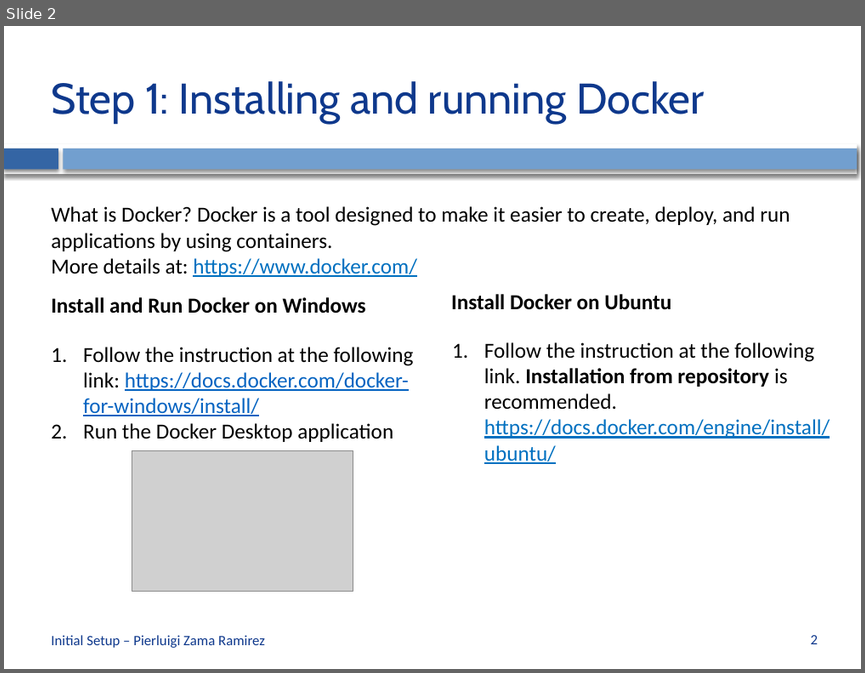
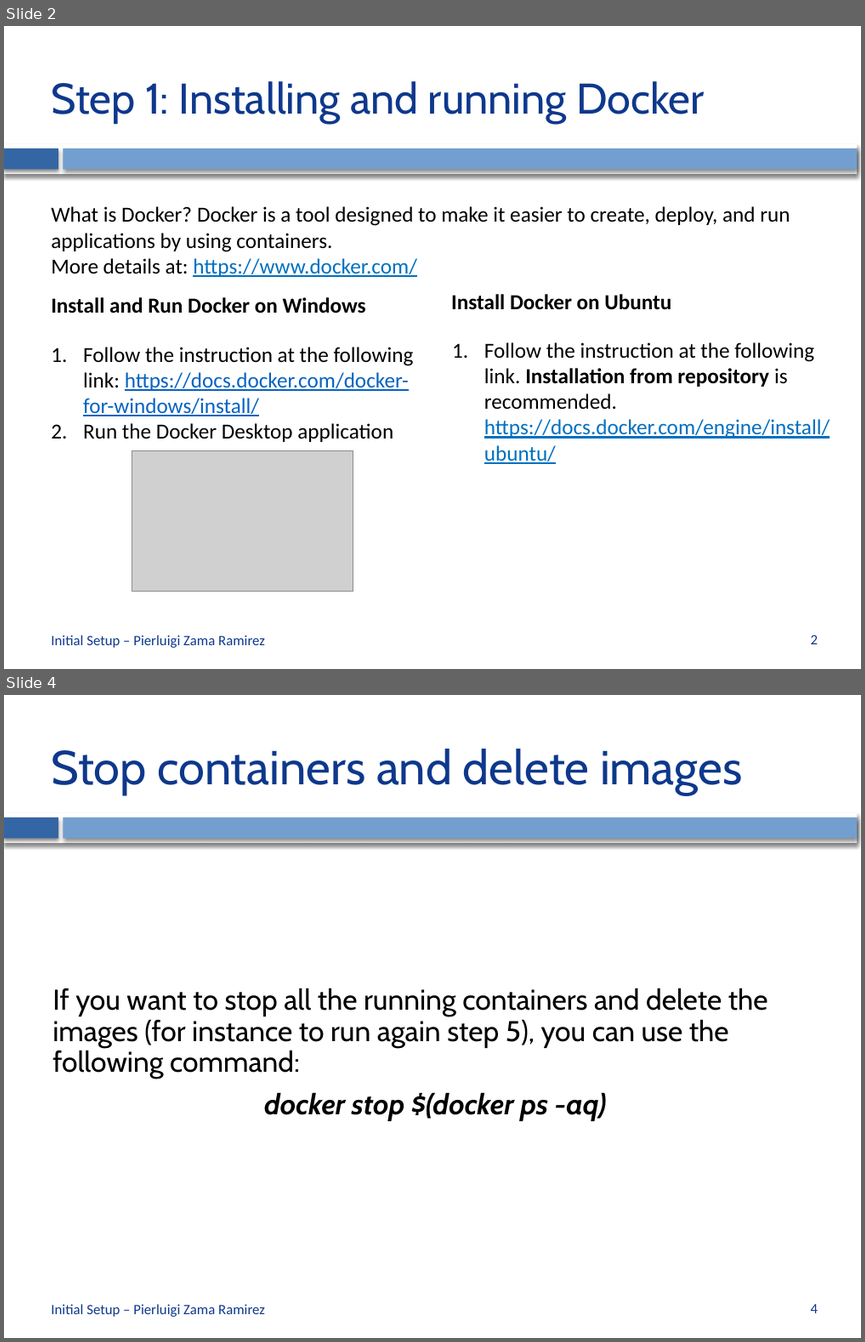
Before and after one commit to CVLAB-Unibo/ComputerVisionImageProcessing-LabSessions, a slide deck: LabSession0 - Initial Setup with Docker.pptx. Shown one above the other, each under a label of ours: slide 2 before the commit, slides 2 and 4 after it; the slides between them are not shown. The pictures are 865x673 and 865x1342 pixels, drawn with LibreOffice and Linux fonts; fonts in the diff are those of the drawing; grey boxes stand for pictures; background and template pictures are left out. Boxes give left, top, right and bottom in pixels: in the first picture for what was removed or moved away, otherwise in the second. Text is boxed around its words. In the diff, an @@ line names an element or a change of style, - is before the commit and + after.

```diff
--- a/LabSession0 - Initial Setup with Docker.pptx
+++ b/LabSession0 - Initial Setup with Docker.pptx
@@ slide 4 added at (x1=4, y1=695, x2=861, y2=1338), background #FFFFFF; not listed: 3 template elements that a slide beside it also shows @@
@@ title added at (x1=51, y1=749, x2=742, y2=794), 40 pt, text #0E388C @@
+Stop containers and delete images
@@ text added at (x1=52, y1=987, x2=768, y2=1121), 24 pt, text #000000 @@
+If you want to stop all the running containers and delete the images (for instance to run again step 5), you can use the following command:
+docker stop $(docker ps -aq)
@@ text added at (x1=51, y1=1304, x2=265, y2=1316), 12 pt, text #0E388C @@
+Initial Setup – Pierluigi Zama Ramirez
@@ page number added at (x1=811, y1=1304, x2=817, y2=1313), 12 pt, text #0E388C @@
+4
```
Also in this commit, not shown: 1 slide changed, 2 other files.
